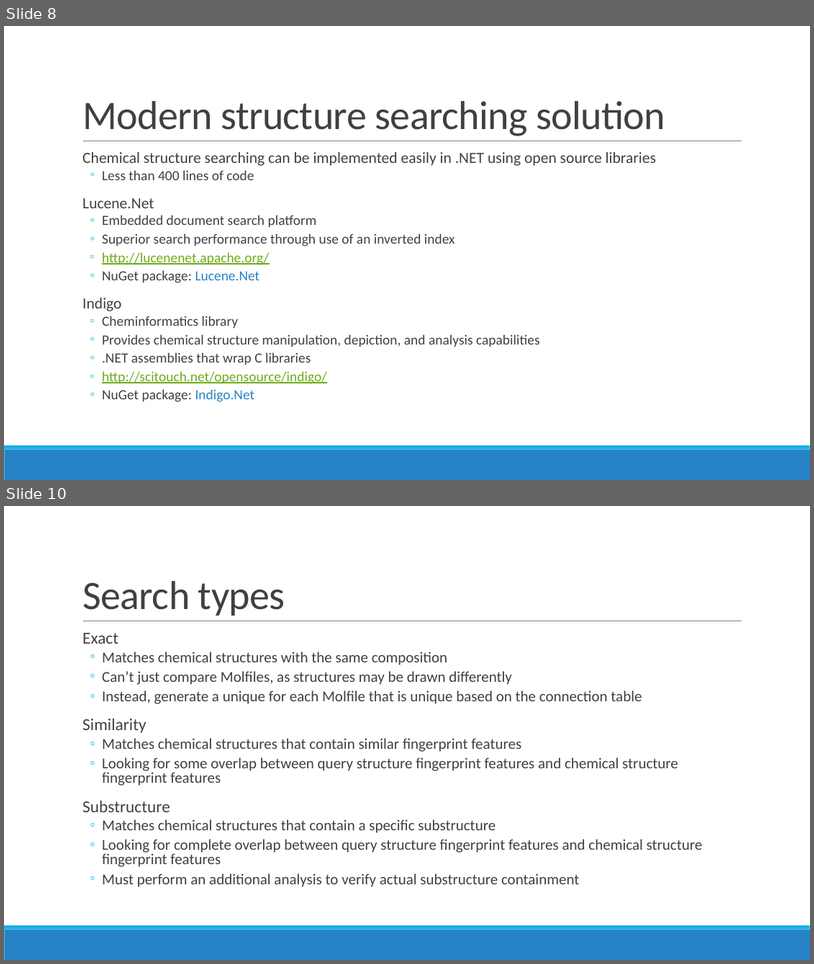
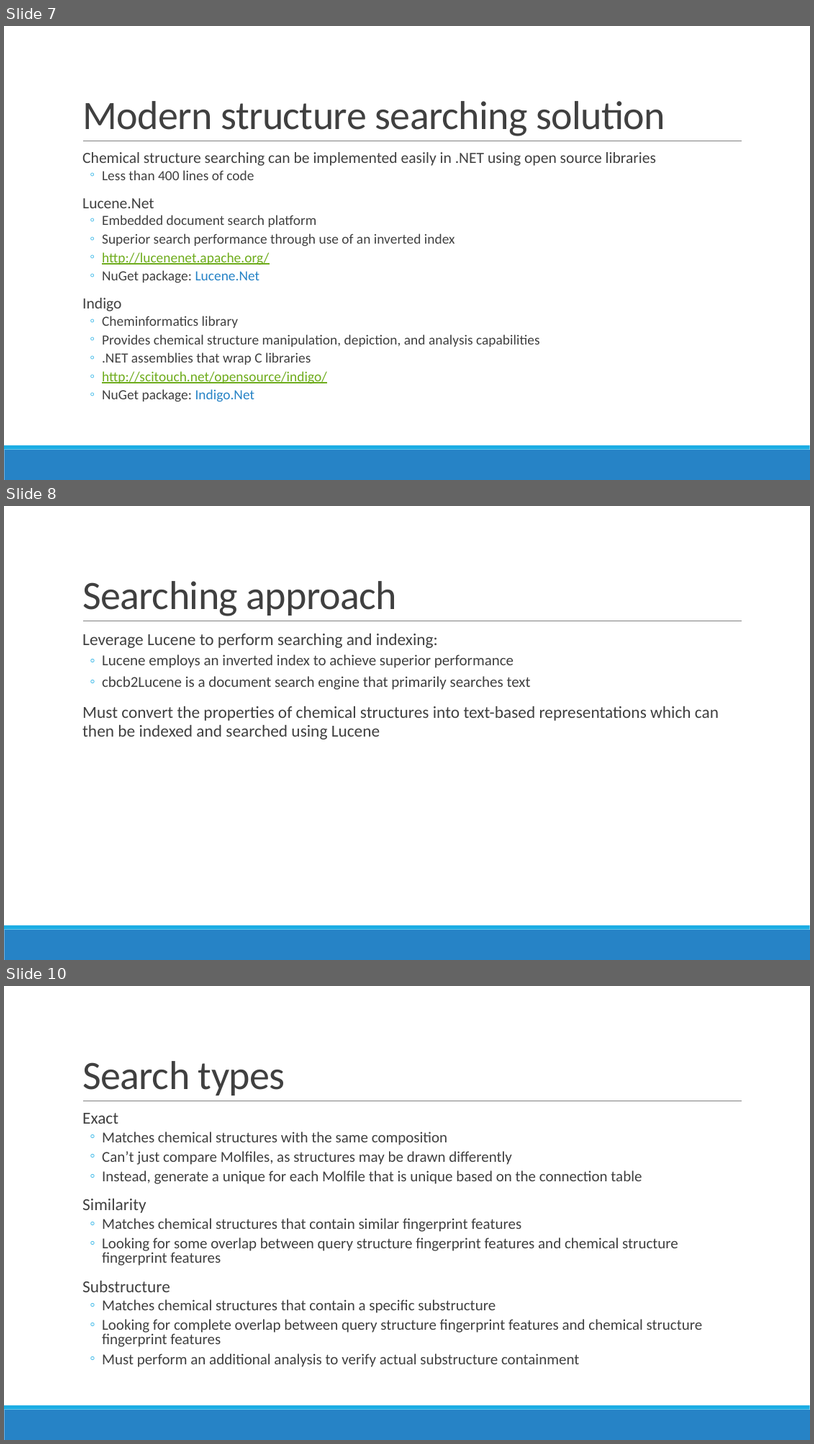
Before and after one commit to jvaneikeren/ChemicalStructureSearchingDemo, a slide deck: Presentation.pptx. Shown one above the other, each under a label of ours: slides 8 and 10 before the commit, slides 7, 8 and 10 after it; the slides between them are not shown. The pictures are 814x964 and 814x1444 pixels, drawn with LibreOffice and Linux fonts; fonts in the diff are those of the drawing. Boxes give left, top, right and bottom in pixels: in the first picture for what was removed or moved away, otherwise in the second. Text is boxed around its words. In the diff, an @@ line names an element or a change of style, - is before the commit and + after.

Commit message:
Updated indexing implementation

```diff
--- a/Presentation.pptx
+++ b/Presentation.pptx
@@ slide 8 added at (4,506,810,960), background #FFFFFF; not listed: 3 template elements that a slide beside it also shows @@
@@ title added at (82,581,397,616), 48 pt, text #404040 @@
+Searching approach
@@ text added at (82,633,719,739), 20 pt, text #404040 @@
+  Leverage Lucene to perform searching and indexing:
+  ◦ Lucene employs an inverted index to achieve superior performance
+  ◦ cbcb2Lucene is a document search engine that primarily searches text
+  Must convert the properties of chemical structures into text-based representations which can then be indexed and searched using Lucene
@@ what was slide 8 is now slide 7 @@
```
Also in this commit, not shown: 5 slides changed, 1 slide removed, 13 other files.
